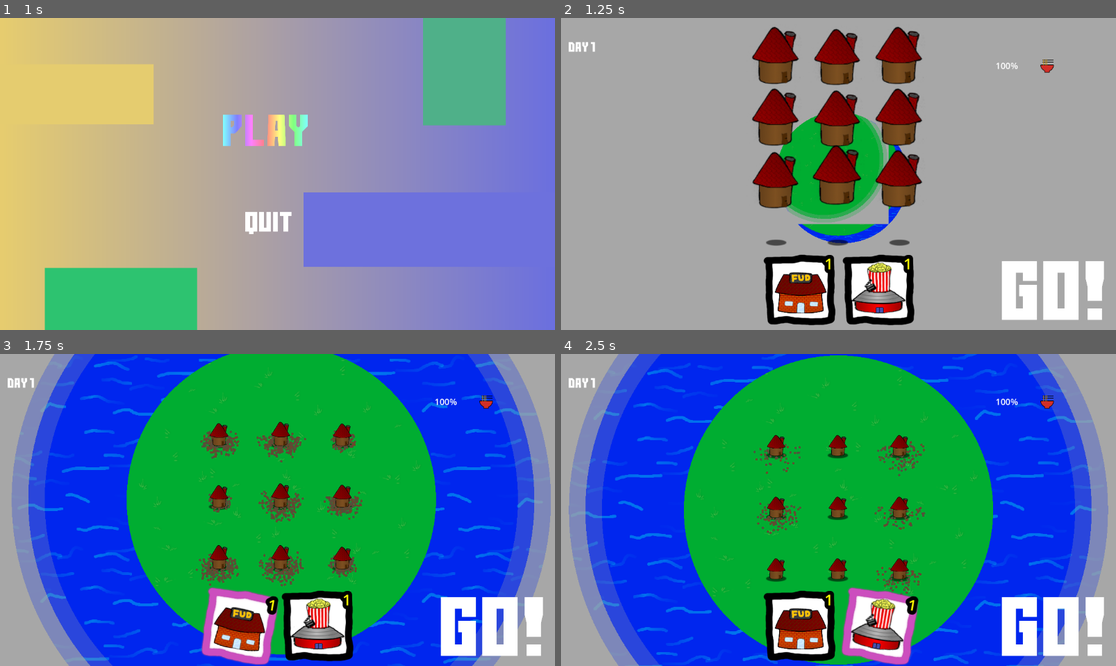
Above: before the commit, frames 1-4 (two rows, left to right).
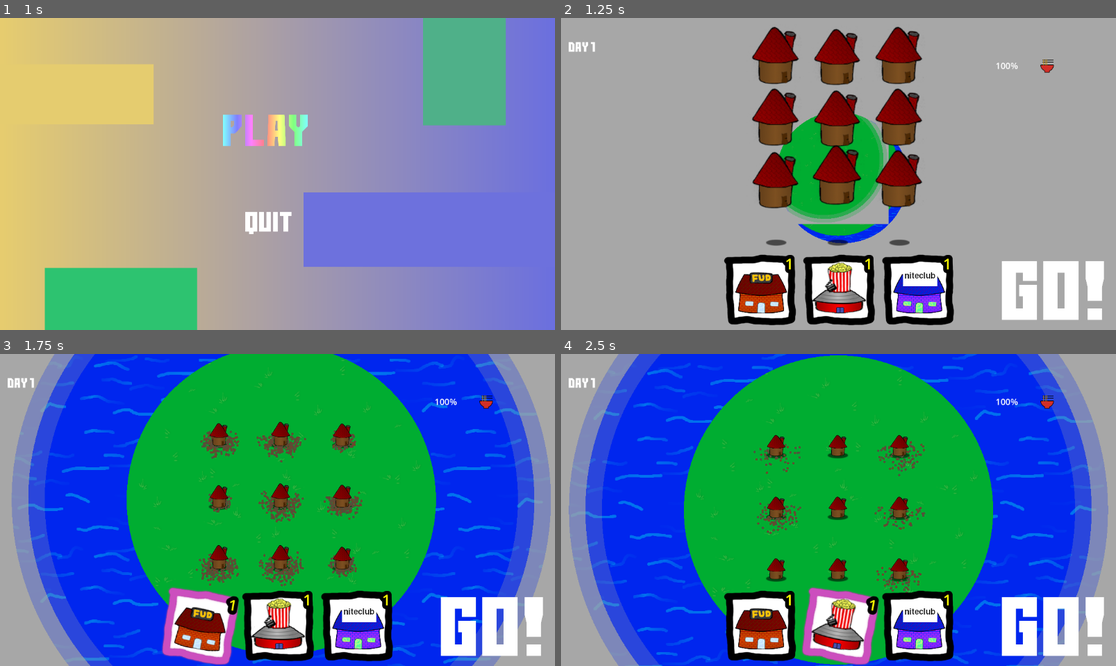
Above: after the commit, the same moments.

Repository: Viggzta/gmtk-jam-2024
Game: Godot game, scene res://main_menu.tscn
Two runs of this game, one before a commit and one after it. Both use one fixed random seed, a clock stepped at 60 frames per second and the inputs below. Sound files missing from this copy of the repository are replaced by a short silence.
Inputs (mouse positions are in pixels of both pictures, inside the frame that each line leads up to):
- Up to frame 1 (1 s): click (271, 130) at 0.5 s
- Up to frame 2 (1.25 s): no input
- Up to frame 3 (1.75 s): click "1" at 1.25 s
- Up to frame 4 (2.5 s): click "1" at 2 s

Frame 1 is identical in both runs. In frame 2, 7.5% of the frame differs, in the area x 29-71%, y 75-99%; in frame 3, 8.2%; in frame 4, 8.5%, in the area x 29-71%, y 74-100%.

Commit message:
add niteclubzzz

Diff:
--- /dev/null
+++ b/src/scenes/buildings/niteclub.tscn
@@ -0,0 +1,54 @@
+[gd_scene load_steps=8 format=3 uid="uid://cbivtmgevf3bh"]
+
+[ext_resource type="Script" path="res://scripts/niteclub.gd" id="1_0eff2"]
+[ext_resource type="Texture2D" uid="uid://cjhasv3xkwnec" path="res://art/buildings/niteclub.png" id="1_3c4i0"]
+[ext_resource type="Texture2D" uid="uid://bohxqey7kp7ay" path="res://art/shadow.png" id="3_4kc55"]
+[ext_resource type="PackedScene" uid="uid://bv3jgb50cewy3" path="res://scenes/misc/particles.tscn" id="4_nicpd"]
+[ext_resource type="AudioStream" uid="uid://bd16ai1yw2noe" path="res://audio/bops/6.wav" id="5_oxlaa"]
+
+[sub_resource type="RectangleShape2D" id="RectangleShape2D_mlg2l"]
+size = Vector2(106, 94)
+
+[sub_resource type="Curve" id="Curve_vab2s"]
+min_value = -1.0
+_data = [Vector2(0, -0.601719), 0.0, 0.0, 0, 0, Vector2(0.996479, 0.515759), 0.0, 0.0, 0, 0]
+point_count = 2
+
+[node name="Donken" type="Node2D"]
+script = ExtResource("1_0eff2")
+
+[node name="Donken" type="Sprite2D" parent="."]
+position = Vector2(0, 45)
+texture = ExtResource("1_3c4i0")
+offset = Vector2(0, -44)
+
+[node name="Collider" type="StaticBody2D" parent="."]
+collision_layer = 3
+collision_mask = 3
+
+[node name="CollisionShape2D" type="CollisionShape2D" parent="Collider"]
+position = Vector2(1, 1)
+shape = SubResource("RectangleShape2D_mlg2l")
+
+[node name="Sprite2D" type="Sprite2D" parent="."]
+modulate = Color(1, 1, 1, 0.572549)
+z_index = -3000
+position = Vector2(-1, 38)
+scale = Vector2(0.9375, 0.546875)
+texture = ExtResource("3_4kc55")
+
+[node name="DropParticles" parent="." instance=ExtResource("4_nicpd")]
+z_index = -3000
+emitting = false
+amount = 200
+one_shot = true
+scale_amount_min = 8.35
+scale_amount_max = 8.35
+color = Color(0.815686, 0.317647, 0, 1)
+hue_variation_min = -0.41
+hue_variation_max = 0.5
+hue_variation_curve = SubResource("Curve_vab2s")
+
+[node name="DropSound" type="AudioStreamPlayer2D" parent="."]
+stream = ExtResource("5_oxlaa")
+bus = &"FX"
--- a/src/scenes/levels/the_level.gd
+++ b/src/scenes/levels/the_level.gd
@@ -37,6 +37,7 @@
 	BuildingType.Type.Donken:preload("res://scenes/buildings/donken.tscn"),
 	BuildingType.Type.Cinema:preload("res://scenes/buildings/cinema.tscn"),
 	BuildingType.Type.Hospital:preload("res://scenes/buildings/hospital.tscn"),
+	BuildingType.Type.NiteClub:preload("res://scenes/buildings/niteclub.tscn"),
  }
 var dude_amount : int = 80
 
--- a/src/scenes/ui/action_bar.gd
+++ b/src/scenes/ui/action_bar.gd
@@ -7,6 +7,7 @@
 const DONKEN = preload("res://art/buildings/donken.png")
 const HOSPITAL = preload("res://art/buildings/hospital.png")
 const CINEMA = preload("res://art/buildings/cinema.png")
+const NITECLUB = preload("res://art/buildings/niteclub.png")
 
 @export var button_offset: float = 100.
 
@@ -15,6 +16,7 @@
 	_init_building_button(DONKEN, BuildingType.Type.Donken)
 	_init_building_button(HOSPITAL, BuildingType.Type.Hospital)
 	_init_building_button(CINEMA, BuildingType.Type.Cinema)
+	_init_building_button(NITECLUB, BuildingType.Type.NiteClub)
 
 
 func _init_building_button(resource : Resource, building_type : BuildingType.Type) -> void:
--- a/src/scenes/ui/building_type.gd
+++ b/src/scenes/ui/building_type.gd
@@ -2,4 +2,4 @@
 
 extends Node
 
-enum Type { ShitHouse, House, Hospital, Donken, Cinema }
+enum Type { ShitHouse, House, Hospital, Donken, Cinema, NiteClub }
--- a/src/scripts/Globals.gd
+++ b/src/scripts/Globals.gd
@@ -19,7 +19,7 @@
 
 
 var level_restrictions: Dictionary = {
-	1 : {BuildingType.Type.ShitHouse : 0, BuildingType.Type.Donken : 1, BuildingType.Type.Cinema : 1},
+	1 : {BuildingType.Type.ShitHouse : 0, BuildingType.Type.Donken : 1, BuildingType.Type.Cinema : 1, BuildingType.Type.NiteClub : 1},
 	2 : {BuildingType.Type.ShitHouse : 2, BuildingType.Type.Donken : 0 },
 	3 : {BuildingType.Type.ShitHouse : 2, BuildingType.Type.Donken : 2 },
 	4 : {BuildingType.Type.ShitHouse : 4, BuildingType.Type.Donken : 2, BuildingType.Type.Hospital : 1 },
@@ -28,7 +28,7 @@
 	7 : {BuildingType.Type.ShitHouse : 4, BuildingType.Type.Donken : 4 },
 	8 : {BuildingType.Type.ShitHouse : 4, BuildingType.Type.Donken : 4 },
 	9 : {BuildingType.Type.ShitHouse : 4, BuildingType.Type.Donken : 4 },
-	10 : {BuildingType.Type.ShitHouse : 4, BuildingType.Type.Donken : 4 },
+	10 : {BuildingType.Type.ShitHouse : 4, BuildingType.Type.Donken : 4, BuildingType.Type.NiteClub : 1 },
 }
 
 var level_needs: Dictionary = {
@@ -67,8 +67,9 @@
 		Pair.new([Dude.NeedType.Poop], 180),
 	],
 	10 : [
-		Pair.new([Dude.NeedType.Eat, Dude.NeedType.Poop], 200),
-		Pair.new([Dude.NeedType.Poop], 200),
+		Pair.new([Dude.NeedType.Eat, Dude.NeedType.Poop], 100),
+		Pair.new([Dude.NeedType.Poop], 100),
+		Pair.new([Dude.NeedType.Entertainment], 50),
 	],
 }
 
--- /dev/null
+++ b/src/scripts/niteclub.gd
@@ -0,0 +1,16 @@
+class_name Niteclub extends Building
+
+@onready var drop_particles: CPUParticles2D = $DropParticles
+@onready var drop_sound: AudioStreamPlayer2D = $DropSound
+
+func _ready() -> void:
+	sprite = $Donken
+	body = $Collider
+	need_type = Dude.NeedType.Entertainment
+	super._ready()
+
+func building_placed() -> void:
+	Globals.camera_shake += 1.5
+	drop_particles.emitting = true
+	drop_sound.play()
+	pass
Binary file added: src/art/buildings/niteclub.png
Not shown, added: src/art/buildings/niteclub.png.import
